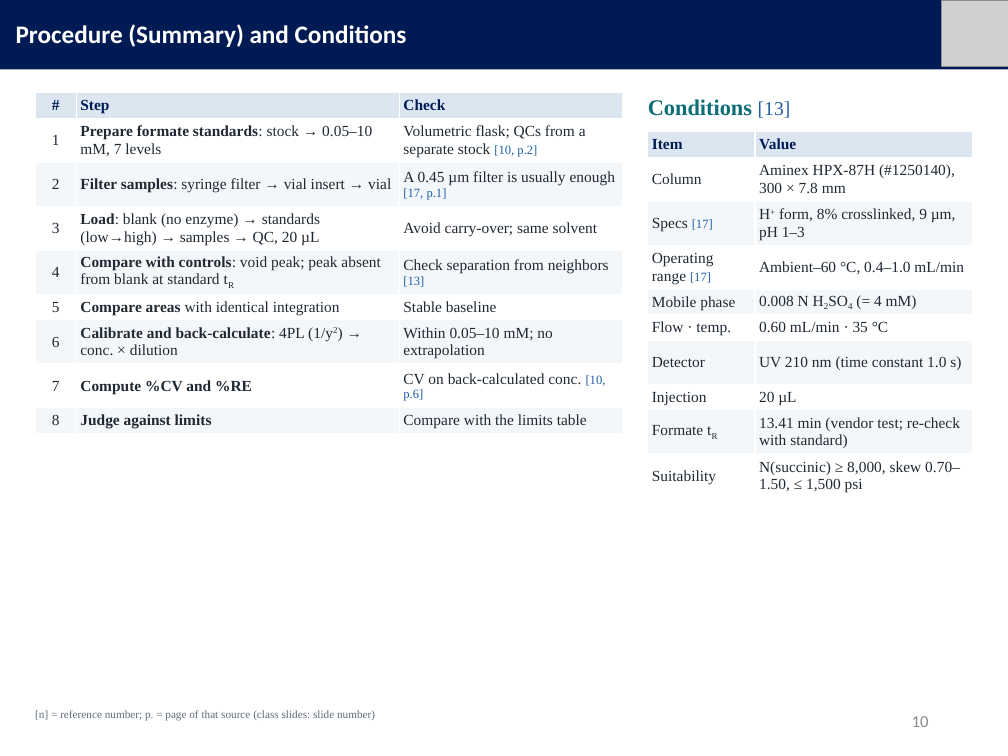
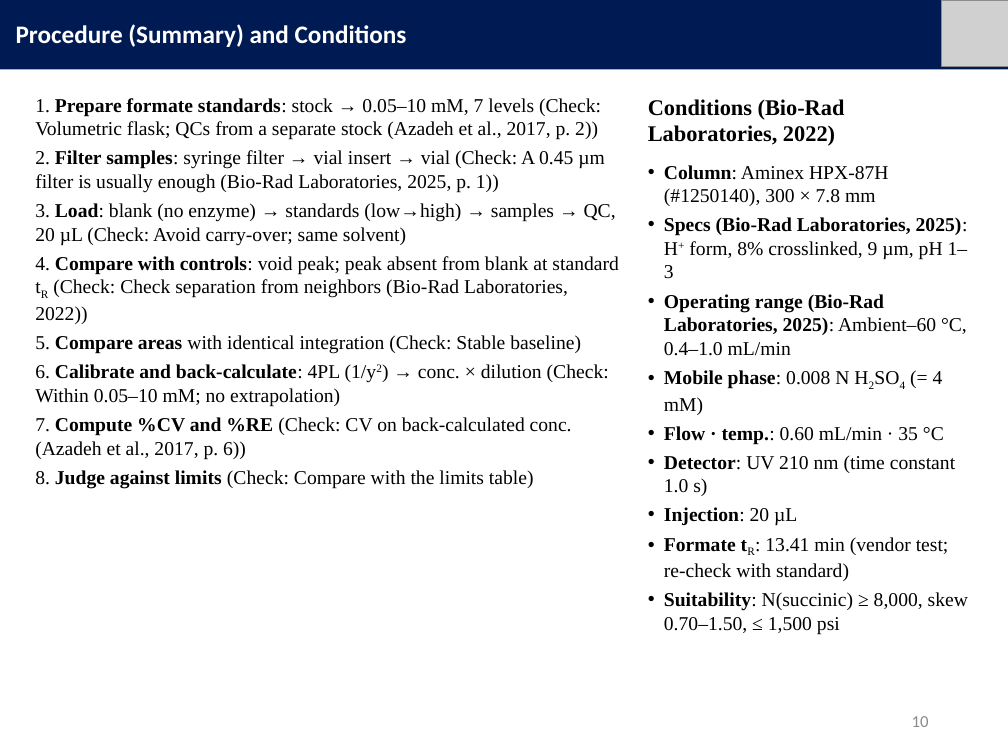
Before and after one commit to mingyu221/office, a slide deck: slide 10 of HPLC_formate_slides_EN.pptx. Drawn at 1008x756 pixels with LibreOffice and Linux fonts; fonts in the diff are those of the drawing; grey boxes stand for pictures. Boxes give left, top, right and bottom in pixels: in the first picture for what was removed or moved away, otherwise in the second. Text is boxed around its words. In the diff, an @@ line names an element or a change of style, - is before the commit and + after.

```diff
--- a/HPLC_formate_slides_EN.pptx
+++ b/HPLC_formate_slides_EN.pptx
@@ table removed at [35,93,622,433], 9 rows, 3 columns @@
-# | Step | Check
-1 | Prepare formate standards: stock → 0.05–10 mM, 7 levels | Volumetric flask; QCs from a separate stock [10, p.2]
-2 | Filter samples: syringe filter → vial insert → vial | A 0.45 µm filter is usually enough [17, p.1]
-3 | Load: blank (no enzyme) → standards (low→high) → samples → QC, 20 µL | Avoid carry-over; same solvent
-4 | Compare with controls: void peak; peak absent from blank at standard tR | Check separation from neighbors [13]
-5 | Compare areas with identical integration | Stable baseline
-6 | Calibrate and back-calculate: 4PL (1/y2) → conc. × dilution | Within 0.05–10 mM; no extrapolation
-7 | Compute %CV and %RE | CV on back-calculated conc. [10, p.6]
-8 | Judge against limits | Compare with the limits table
@@ text added at [35,98,618,489], 14 pt, text #000000 @@
+1. Prepare formate standards: stock → 0.05–10 mM, 7 levels (Check: Volumetric flask; QCs from a separate stock (Azadeh et al., 2017, p. 2))
+2. Filter samples: syringe filter → vial insert → vial (Check: A 0.45 µm filter is usually enough (Bio-Rad Laboratories, 2025, p. 1))
+3. Load: blank (no enzyme) → standards (low→high) → samples → QC, 20 µL (Check: Avoid carry-over; same solvent)
+4. Compare with controls: void peak; peak absent from blank at standard tR (Check: Check separation from neighbors (Bio-Rad Laboratories, 2022))
+5. Compare areas with identical integration (Check: Stable baseline)
+6. Calibrate and back-calculate: 4PL (1/y2) → conc. × dilution (Check: Within 0.05–10 mM; no extrapolation)
+7. Compute %CV and %RE (Check: CV on back-calculated conc. (Azadeh et al., 2017, p. 6))
+8. Judge against limits (Check: Compare with the limits table)
@@ text at [648,99,845,146]: text changed; text colour #0F6E75 to #000000 @@
-Conditions [13]
+Conditions (Bio-Rad Laboratories, 2022)
@@ table removed at [648,132,973,498], 10 rows, 2 columns @@
-Item | Value
-Column | Aminex HPX-87H (#1250140), 300 × 7.8 mm
-Specs [17] | H+ form, 8% crosslinked, 9 µm, pH 1–3
-Operating range [17] | Ambient–60 °C, 0.4–1.0 mL/min
-Mobile phase | 0.008 N H2SO4 (= 4 mM)
-Flow · temp. | 0.60 mL/min · 35 °C
-Detector | UV 210 nm (time constant 1.0 s)
-Injection | 20 µL
-Formate tR | 13.41 min (vendor test; re-check with standard)
-Suitability | N(succinic) ≥ 8,000, skew 0.70–1.50, ≤ 1,500 psi
@@ text added at [664,165,968,635], 14 pt, text #000000 @@
+• Column: Aminex HPX-87H (#1250140), 300 × 7.8 mm
+• Specs (Bio-Rad Laboratories, 2025): H+ form, 8% crosslinked, 9 µm, pH 1–3
+• Operating range (Bio-Rad Laboratories, 2025): Ambient–60 °C, 0.4–1.0 mL/min
+• Mobile phase: 0.008 N H2SO4 (= 4 mM)
+• Flow · temp.: 0.60 mL/min · 35 °C
+• Detector: UV 210 nm (time constant 1.0 s)
+• Injection: 20 µL
+• Formate tR: 13.41 min (vendor test; re-check with standard)
+• Suitability: N(succinic) ≥ 8,000, skew 0.70–1.50, ≤ 1,500 psi
@@ text removed at [35,710,375,721] @@
-[n] = reference number; p. = page of that source (class slides: slide number)
```
Also in this commit, not shown: 12 other slides changed, 2 slides removed, 3 other files.
